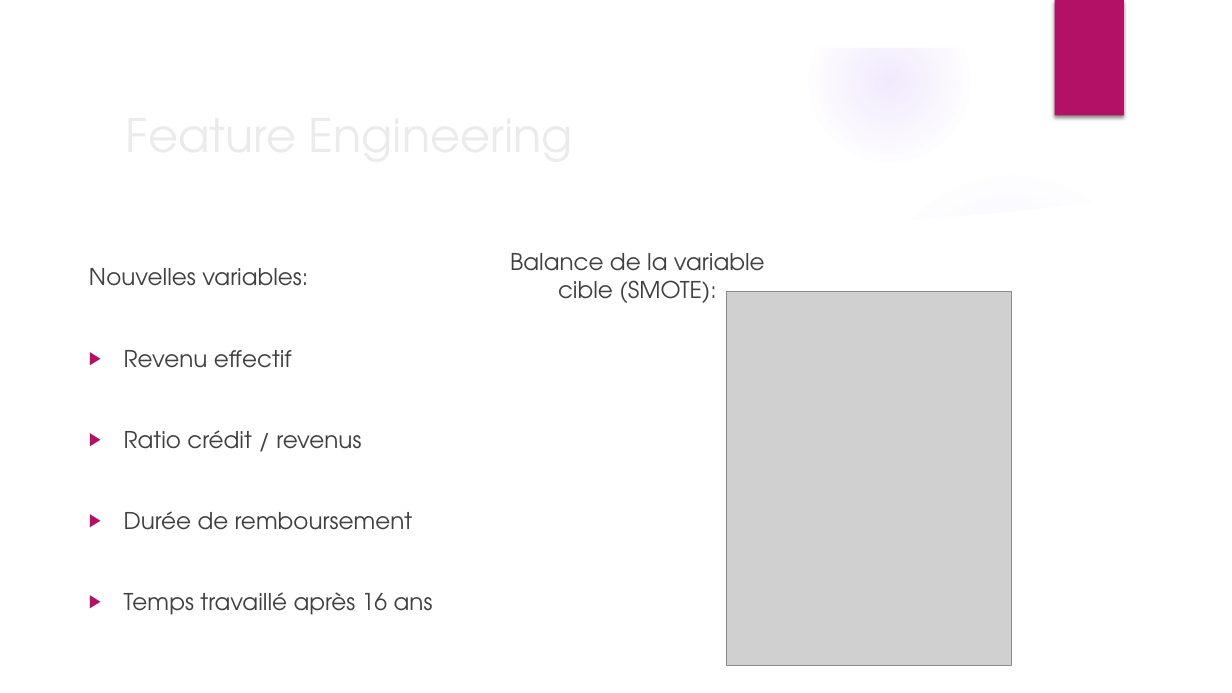
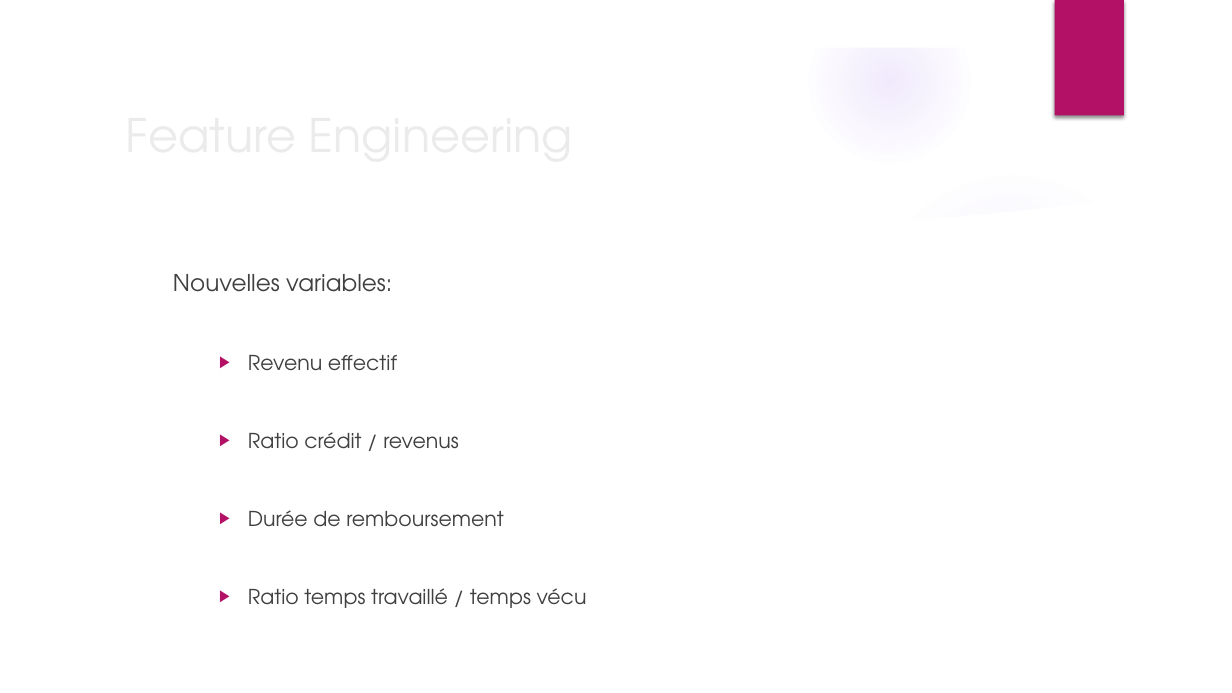
Before and after one commit to ThibaultDieudonne/Credit-Scoring, a slide deck: slide 7 of P4_01_presentation.pptx. Drawn at 1232x693 pixels with LibreOffice and Linux fonts; fonts in the diff are those of the drawing; grey boxes stand for pictures; background and template pictures are left out. Boxes give left, top, right and bottom in pixels: in the first picture for what was removed or moved away, otherwise in the second. Text is boxed around its words. In the diff, an @@ line names an element or a change of style, - is before the commit and + after.

```diff
--- a/P4_01_presentation.pptx
+++ b/P4_01_presentation.pptx
@@ text "Nouvelles variables:": place and size @@
-text "Nouvelles variables:" at [89, 268, 433, 615]
+text "Nouvelles variables:" at [173, 274, 587, 608]
@@ text removed at [510, 253, 765, 303] @@
-Balance de la variable cible (SMOTE):
@@ picture removed at [727, 291, 1012, 665] @@
@@ text at [248, 355, 503, 527]: size 18 to 16 pt in "Revenu effectif", "Ratio crédit / revenus", "Durée de remboursement"; list level 1 to 2 in "Revenu effectif"; list level 1 to 2 in "Ratio crédit / revenus"; list level 1 to 2 in "Durée de remboursement" @@
@@ text at [248, 588, 587, 608]: text changed; size 18 to 16 pt @@
-▶ Temps travaillé après 16 ans
+  ▶ Ratio temps travaillé / temps vécu
```
Also in this commit, not shown: 2 other slides changed, 2 other files.
